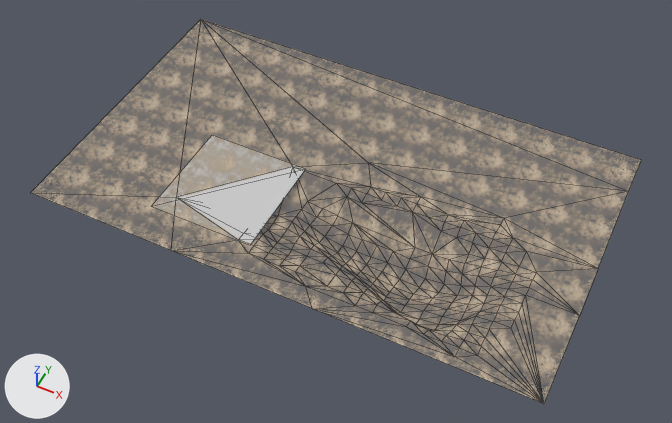
Before and after pictures for a commit that changed the FBX model TrashSoup/TrashSoup/TrashSoupContent/Models/Enviro/Nature/park_ground.FBX.
Rendered twice from a camera (50 mm lens) standing at (0.0506, -0.1031, 0.119) and looking at (0.0006, -0.0032, -0.0059). Arrows for +X, +Y and +Z are at lower left; the lights stay in place. Mesh edges are drawn as thin lines. Where no turn or scale is listed for an object, it has been applied to the vertices.

The first picture shows 'Group10902', 'Object001'.
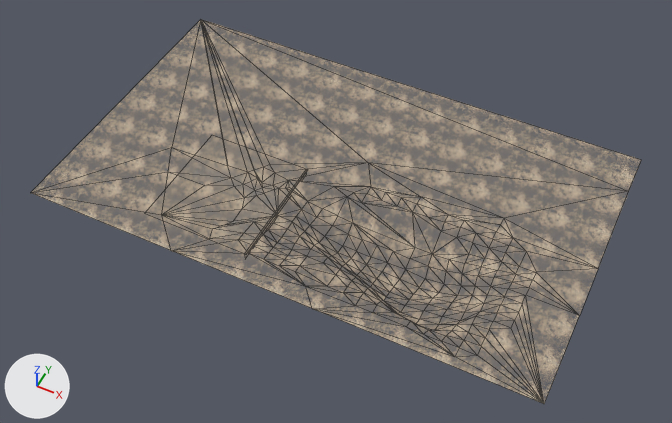
Boxes (x1, y1, x2, y2) around the edits, measured in the pictures (672 x 423 px):
'Object001', reshaped: before (32, 20, 640, 404); after (34, 21, 640, 404)
'Group10902', surface changed, reshaped: before (156, 135, 305, 244); after (158, 135, 306, 248)
part 2 of me_mesh_001, built on: before (32, 20, 371, 250); after (34, 21, 371, 251)
part 3 of me_mesh_001, surface changed: (173, 23, 640, 403) in both

Patch to the scene script:
```diff
--- a/TrashSoup/TrashSoup/TrashSoupContent/Models/Enviro/Nature/park_ground.FBX.py
+++ b/TrashSoup/TrashSoup/TrashSoupContent/Models/Enviro/Nature/park_ground.FBX.py
@@ img_murek_dds @@
+img_murek_dds = load_image('murek.dds', '../../../Textures/Enviro/Walls/murek.dds', 1024, 1024, 'sRGB')
@@ mat_03___default @@
 mat_03___default = principled_material('03 - Default')
-mat_03___default.base_color = (0.588, 0.588, 0.588)  # light grey #cacaca
+mat_03___default.texture = img_murek_dds  # with its transparency
 mat_03___default.roughness = 0.859
@@ me_mesh @@
 # used by ob_group10902; location = (0.0, 0.0, 0.0001)
 # verts and faces of me_mesh; kept vertices keep their numbers, new ones are numbered from 4
 # before: 0 (-0.026, -0.021, -0.0001) at pixel (151, 206), 1 (-0.0064, -0.021, -0.0001) at pixel (250, 245), 2 (-0.026, -0.0011, -0.0001) at pixel (212, 134), 3 (-0.0064, -0.0011, -0.0001) at pixel (306, 168)
-me_mesh.from_pydata(...)  # 4 vertices, 2 faces; spans x -0.026..-0.0064, y -0.021..-0.0011, z -0.0001
+me_mesh.from_pydata(...)  # 10 vertices, 4 faces; spans x -0.026..-0.0061, y -0.0229..-0.0011, z -0.0017..-0.0001
+# me_mesh part 1
+delete_vertices([0, 1, 3])  # with the faces that use them
+verts[4] = (-0.0064, -0.0229, -0.0003)  # pixel (244, 254)
+verts[5] = (-0.0064, -0.0229, -0.0017)
+verts[6] = (-0.0061, -0.0229, -0.0001)  # pixel (246, 254)
+verts[7] = (-0.0061, -0.0229, -0.0003)  # pixel (246, 254)
+for new, old in zip([*range(8, 12)], [*range(4, 8)]): verts[new] = verts[old] + (0.0, 0.0218, 0.0)
+verts[12] = (-0.026, -0.0229, -0.0001)  # pixel (144, 213)
+faces += [(6, 7, 11, 10), (4, 5, 9, 8), (2, 12, 6, 10), (4, 8, 11, 7)]
 me_mesh.materials.append(mat_03___default)
@@ me_mesh_001 @@
 # used by ob_object001; location = (0.0, 0.0, 0.0)
-me_mesh_001.from_pydata(...)  # 206 vertices, 401 faces; spans x -0.0466..0.0466, y -0.0278..0.0278, z -0.0062..0.0
+me_mesh_001.from_pydata(...)  # 237 vertices, 463 faces; spans x -0.0466..0.0466, y -0.0278..0.0278, z -0.0062..0.0001
+# me_mesh_001 part 2
+# 2 vertices are removed from x -0.0233..-0.0087, y -0.0174..-0.0017, z 0.0
+# 14 faces are deleted
+# 2 vertices move from x 0.0..0.0029, y -0.0017, z -0.0003..-0.0002 to x 0.0..0.0037, y -0.0026..-0.0024, z -0.0003..-0.0002
+# 33 vertices are added at x -0.0466..-0.0069, y -0.0228..0.0278, z -0.0003..0.0001
+# 76 new faces join them
+# me_mesh_001 part 3: 378 kept faces spanning x -0.0466..0.0466, y -0.0278..0.0278, z -0.0062..0.0 get new texture (UV) coordinates
 me_mesh_001.materials.append(mat_08___default)
```
